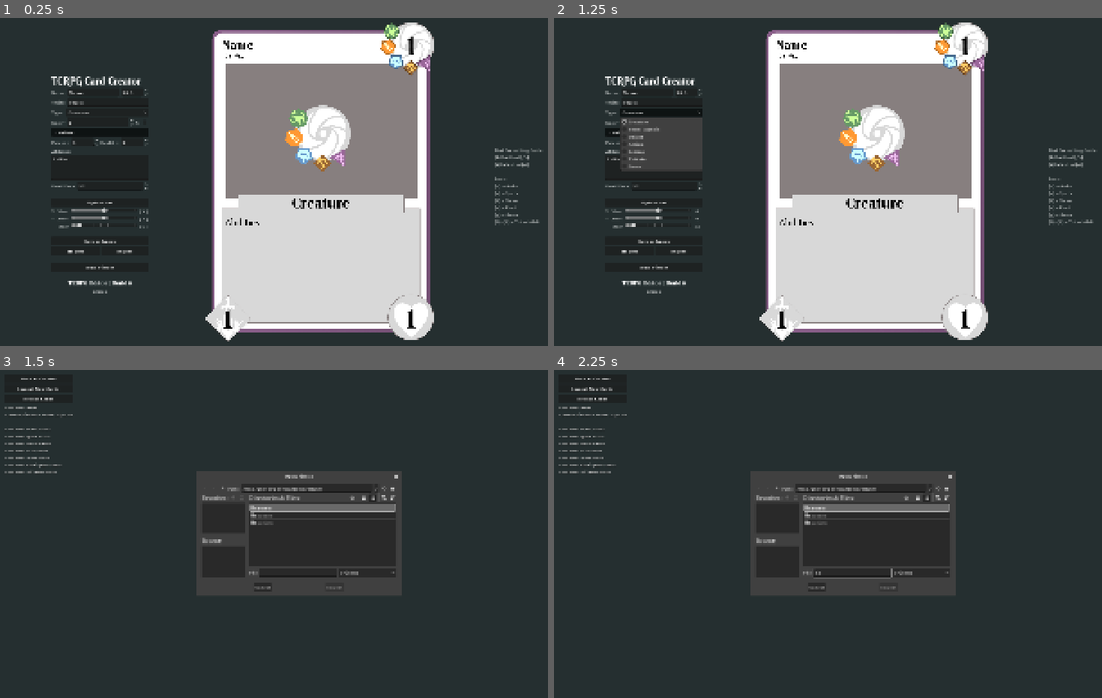
Above: before the commit, frames 1-4 (two rows, left to right).
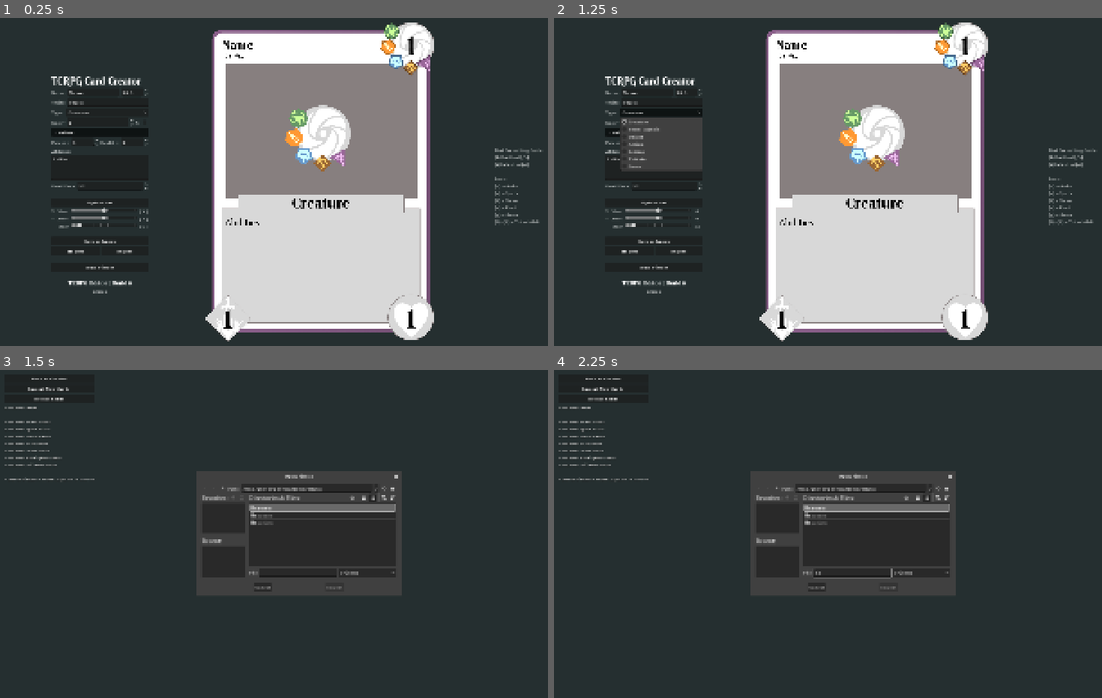
Above: after the commit, the same moments.

Repository: tazzanmc/TCRPG-Editor
Game: Godot game, scene res://scenes/main.tscn
Two runs of this game, one before a commit and one after it. Both use one fixed random seed, a clock stepped at 60 frames per second and the inputs below.
Inputs (mouse positions are in pixels of both pictures, inside the frame that each line leads up to):
- Up to frame 1 (0.25 s): no input
- Up to frame 2 (1.25 s): click "Creature" at 0.5 s
- Up to frame 3 (1.5 s): click "Bulk Viewer" at 1.25 s
- Up to frame 4 (2.25 s): click (849, 573) at 2.02 s; type "12" at 2.1 s

Frames 1-2 are identical in both runs. In frame 3, 0.5% of the frame differs, in the area x 0-59%, y 2-37%; in frame 4, 0.5%.

Commit message:
Loading cards no longer freezes the app, camera position properly saves when swapping between editor & viewer

Diff:
--- a/project.godot
+++ b/project.godot
@@ -20,6 +20,10 @@
 [autoload]
 
 Global="*uid://bewspign74isj"
+
+[debug]
+
+gdscript/main_scene="uid://ychi0j7404i6"
 
 [display]
 
--- a/scenes/main.gd
+++ b/scenes/main.gd
@@ -5,11 +5,33 @@
 @export var max_zoom: float = 5.0
 
 var cam_control: bool = false
+var drag_start_mouse: Vector2
+var drag_start_cam: Vector2
+var is_dragging: bool
 
 # Called when the node enters the scene tree for the first time.
 func _ready() -> void:
 	Global.global_signal.connect(swapper)
 	swap_to_editor()
+
+
+# Called every frame. 'delta' is the elapsed time since the previous frame.
+func _process(_delta: float) -> void:
+	if cam_control:
+		# Set initial rotation, position, offset, and global is dragging on pickup
+		if Input.is_action_just_pressed("Pan"):
+			drag_start_mouse = get_viewport().get_mouse_position()
+			drag_start_cam = %Camera2D.position
+			is_dragging = true
+		# Move self with mouse drag
+		if Input.is_action_pressed("Pan"):
+			if is_dragging:
+				var mouse_delta : Vector2 = get_viewport().get_mouse_position() - drag_start_mouse
+				# Screen pixels cover fewer world units when zoomed in, so divide by zoom
+				%Camera2D.position = drag_start_cam - mouse_delta / %Camera2D.zoom
+		# Release Logic
+		elif Input.is_action_just_released("Pan"):
+			is_dragging = false
 
 
 func _unhandled_input(event: InputEvent):
--- a/scenes/main.tscn
+++ b/scenes/main.tscn
@@ -13,9 +13,11 @@
 grow_vertical = 2
 script = ExtResource("1_sugp2")
 
-[node name="BGContainer" type="PanelContainer" parent="." unique_id=269154268]
+[node name="CanvasLayer" type="CanvasLayer" parent="." unique_id=733754673]
+layer = -99
+
+[node name="BGContainer" type="PanelContainer" parent="CanvasLayer" unique_id=269154268]
 unique_name_in_owner = true
-layout_mode = 1
 anchors_preset = -1
 anchor_right = 1.0
 anchor_bottom = 0.9990741
@@ -23,7 +25,7 @@
 pivot_offset_ratio = Vector2(0.5, 0.5)
 metadata/_edit_use_anchors_ = true
 
-[node name="ColorRect" type="ColorRect" parent="BGContainer" unique_id=23811680]
+[node name="ColorRect" type="ColorRect" parent="CanvasLayer/BGContainer" unique_id=23811680]
 layout_mode = 2
 color = Color(0.14396301, 0.18585241, 0.18855828, 1)
 
--- a/scripts/card_editor.gd
+++ b/scripts/card_editor.gd
@@ -10,8 +10,11 @@
 @onready var art_file : ImageTexture = ImageTexture.create_from_image(Image.load_from_file(art_path))
 @onready var saved_card: Dictionary = Global.parse_json(Global.saved_json)
 
+var saved_camera_position : Vector2
+
 # Called when the node enters the scene tree for the first time.
 func _ready() -> void:
+	saved_camera_position = camera.position
 	load_card()
 
 
@@ -28,7 +31,7 @@
 	visible = true
 	camera.offset = Vector2(0,0)
 	camera.zoom = Vector2(1.0,1.0)
-	camera.position = Vector2(960.0, 540.0)
+	camera.position = saved_camera_position
 
 	if from_signal:
 		saved_card = Global.parse_json(Global.saved_json)
--- a/scripts/card_viewer.gd
+++ b/scripts/card_viewer.gd
@@ -142,8 +142,8 @@
 		card_inst.change_tribute(str(int(Global.set_or_default(card, "Tribute", 1))))
 	card_inst.change_guids(Global.set_or_default(card, "Guilds", [true, true, true, true, true]))
 
-	# Update loaded cards if it isn't a team captain
-	if Global.set_or_default(card, "Type", "Creature") != "Team Captain":
+	# Update loaded cards if it isn't a team captain or curse
+	if Global.set_or_default(card, "Type", "Creature") != "Team Captain" and Global.set_or_default(card, "Type", "Creature") != "Curse":
 		if Global.set_or_default(card, "Guilds", [true, true, true, true, true]) == [true, false, false, false, false]:
 			loaded_ardor_cards += 1
 		elif Global.set_or_default(card, "Guilds", [true, true, true, true, true]) == [false, true, false, false, false]:
@@ -180,8 +180,9 @@
 
 
 func load_cards(paths: PackedStringArray, cards_per_row: int = 6) -> void:
-	clear_cards()
 	for i in paths.size():
+		# Very minor wait to prevent freezing
+		await get_tree().create_timer(0.001).timeout
 		saved_card = Global.parse_json(paths[i])
 		create_card(paths[i], saved_card, i, cards_per_row, true)
 
@@ -209,7 +210,6 @@
 func _on_timer_timeout() -> void:
 	%LoadedCardsLabel.text = (
 		"Loaded " + str(loaded_cards) + " cards" + "\n"
-		+ "* Doesn't include Team Captains\n"
 		+ "\n"
 		+ "Loaded " + str(loaded_ardor_cards) + " Ardor cards" + "\n"
 		+ "Loaded " + str(loaded_spark_cards) + " Spark cards" + "\n"
@@ -218,4 +218,6 @@
 		+ "Loaded " + str(loaded_grave_cards) + " Grave cards" + "\n"
 		+ "Loaded " + str(loaded_multi_cards) + " Multi-guild cards" + "\n"
 		+ "Loaded " + str(loaded_guildless_cards) + " Guildless cards" + "\n"
+		+ "\n"
+		+ "* Doesn't include Team Captains or Curses\n"
 		)
--- a/scripts/ui_container.gd
+++ b/scripts/ui_container.gd
@@ -9,15 +9,15 @@
 
 
 # Called every frame. 'delta' is the elapsed time since the previous frame.
-func _process(_delta: float) -> void:
-	# Set initial rotation, position, offset, and global is dragging on pickup
-	if Input.is_action_just_pressed("Pan"):
-		offset = get_global_mouse_position() - global_position
-		is_dragging = true
-	# Move self with mouse drag
-	if Input.is_action_pressed("Pan"):
-		if is_dragging:
-			global_position = get_global_mouse_position() - offset
-	# Release Logic
-	elif Input.is_action_just_released("Pan"):
-		is_dragging = false
+#func _process(_delta: float) -> void:
+#	# Set initial rotation, position, offset, and global is dragging on pickup
+#	if Input.is_action_just_pressed("Pan"):
+#		offset = get_global_mouse_position() - global_position
+#		is_dragging = true
+#	# Move self with mouse drag
+#	if Input.is_action_pressed("Pan"):
+#		if is_dragging:
+#			global_position = get_global_mouse_position() - offset
+#	# Release Logic
+#	elif Input.is_action_just_released("Pan"):
+#		is_dragging = false
Not shown, changed: .godotlauncher
